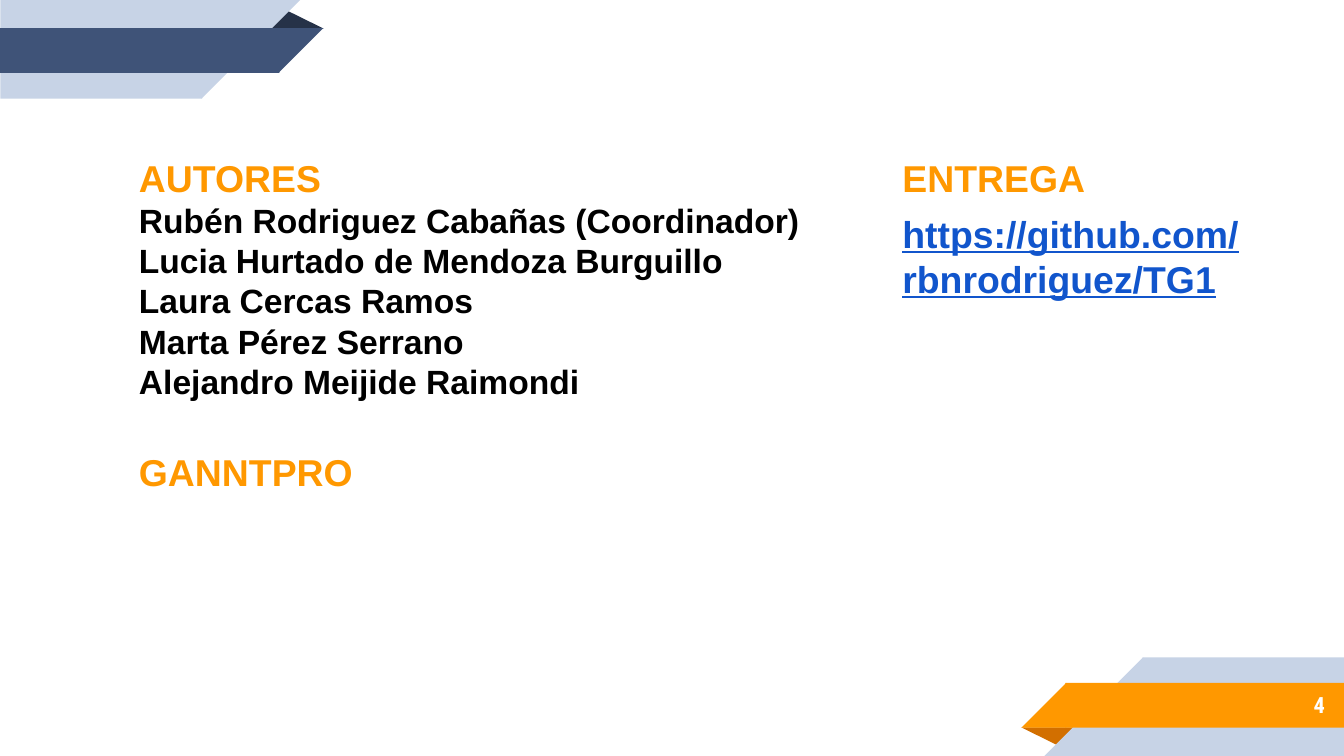
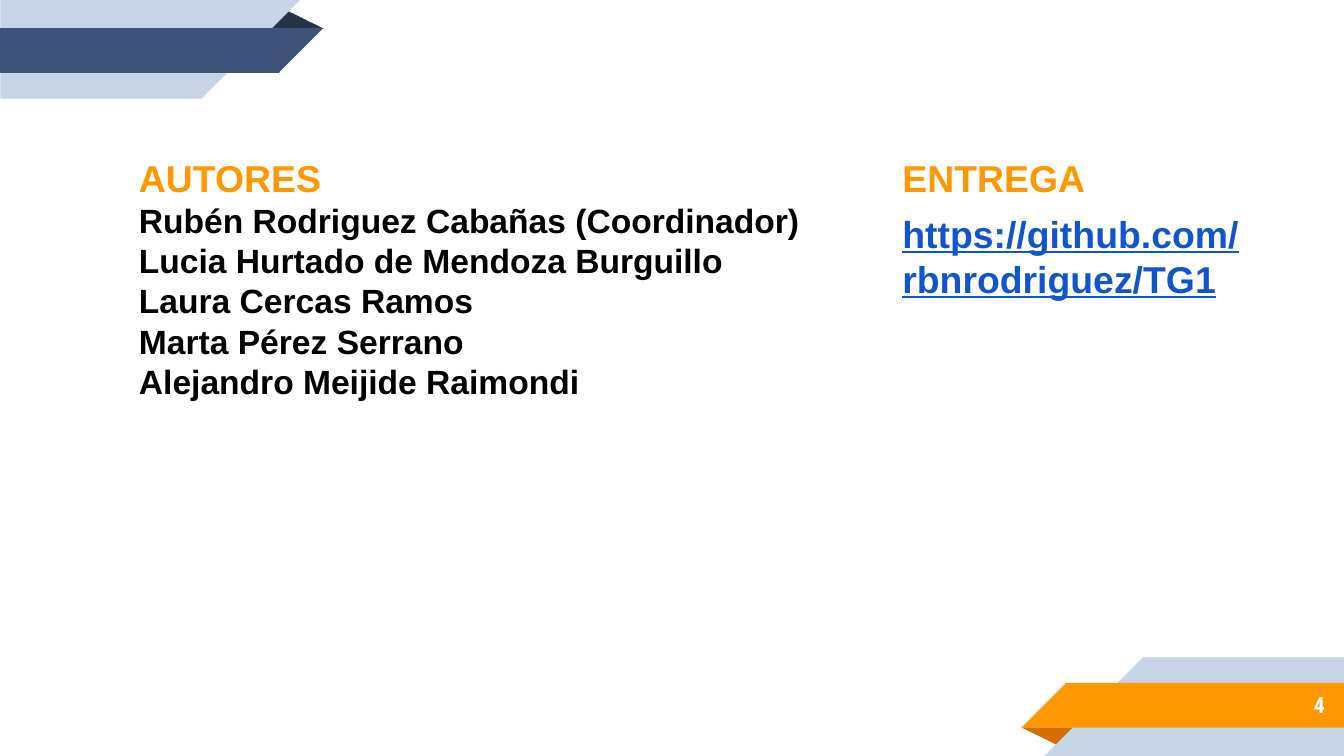
Before and after one commit to rbnrodriguez/TG1, a slide deck: slide 4 of TG1_final.pptx. Drawn at 1344x756 pixels with LibreOffice and Linux fonts; fonts in the diff are those of the drawing. Boxes give left, top, right and bottom in pixels: in the first picture for what was removed or moved away, otherwise in the second. Text is boxed around its words. In the diff, an @@ line names an element or a change of style, - is before the commit and + after.

```diff
--- a/TG1_final.pptx
+++ b/TG1_final.pptx
@@ text removed at (139,460,353,487) @@
-GANNTPRO
```
Also in this commit, not shown: 1 slide added.
